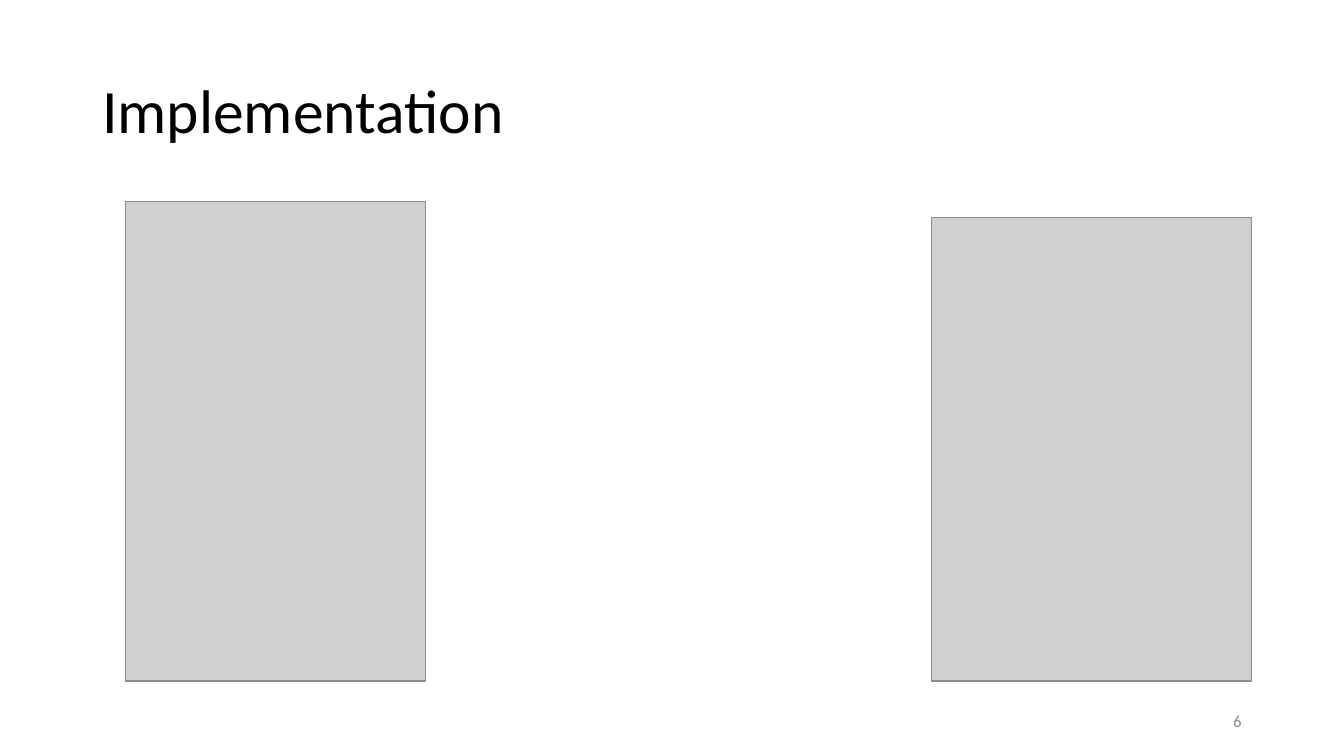
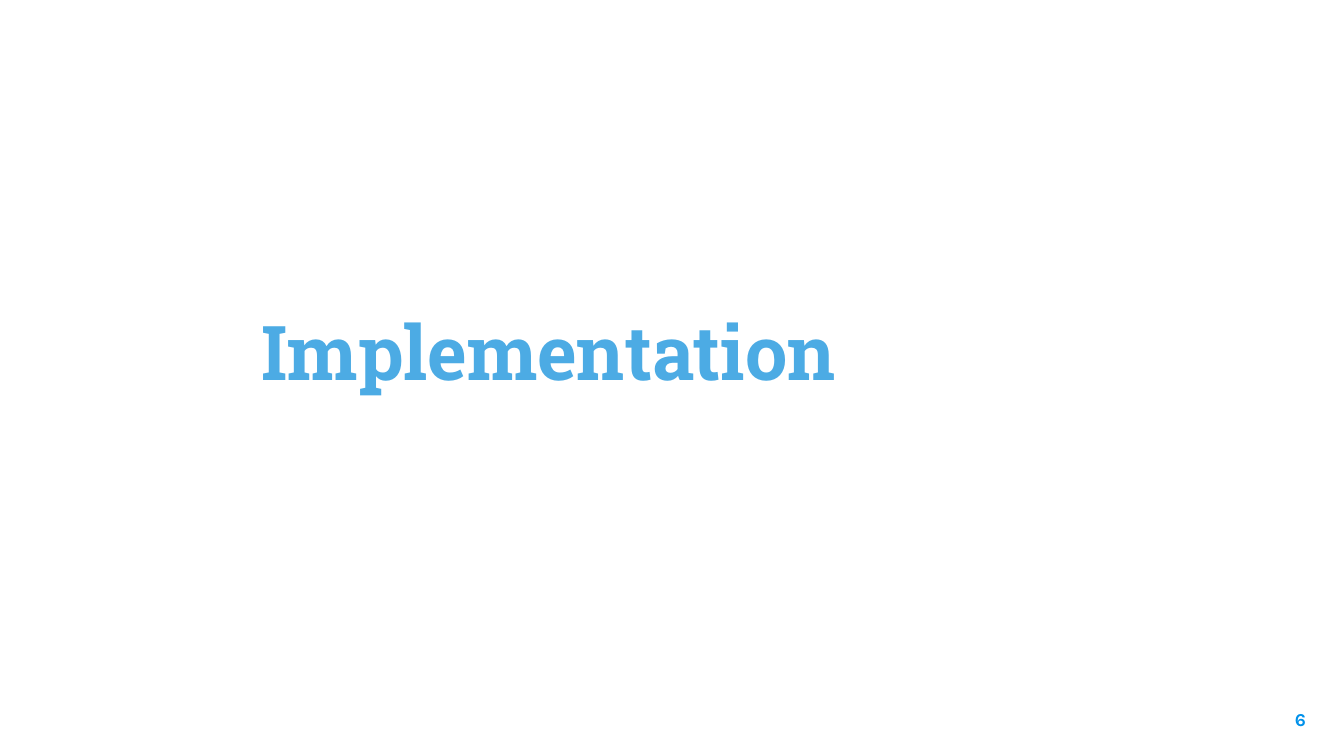
Before and after one commit to elenaroncolino/SEcube-code, a slide deck: slide 6 of Design and Development of a RAM-based PUF.pptx. Drawn at 1344x756 pixels with LibreOffice and Linux fonts; fonts in the diff are those of the drawing; grey boxes stand for pictures; background and template pictures are left out. Boxes give left, top, right and bottom in pixels: in the first picture for what was removed or moved away, otherwise in the second. Text is boxed around its words. In the diff, an @@ line names an element or a change of style, - is before the commit and + after.

Commit message:
[power point] update implementation

```diff
--- a/Design and Development of a RAM-based PUF.pptx
+++ b/Design and Development of a RAM-based PUF.pptx
@@ picture removed at <box>125,202,424,682</box> @@
@@ title "Implementation": place and size @@
-title "Implementation" at <box>102,90,503,143</box>
+title "Implementation" at <box>262,322,836,396</box>
@@ title "Implementation" at <box>262,322,836,396</box>: size 44 to 54 pt, font Calibri to Roboto Slab, text colour #000000 to #4CABE4, bold on; line spacing 0.9 to 1; vertical alignment middle to bottom @@
@@ picture removed at <box>933,218,1252,681</box> @@
@@ page number: place and size @@
-page number at <box>1233,716,1241,727</box>
+page number at <box>1295,714,1306,727</box>
@@ page number at <box>1295,714,1306,727</box>: size 12 to 13 pt, font Calibri to Karla, text colour #8B8B8B to #0091EA, bold on; vertical alignment middle to top @@
```
Also in this commit, not shown: 4 other slides changed.
